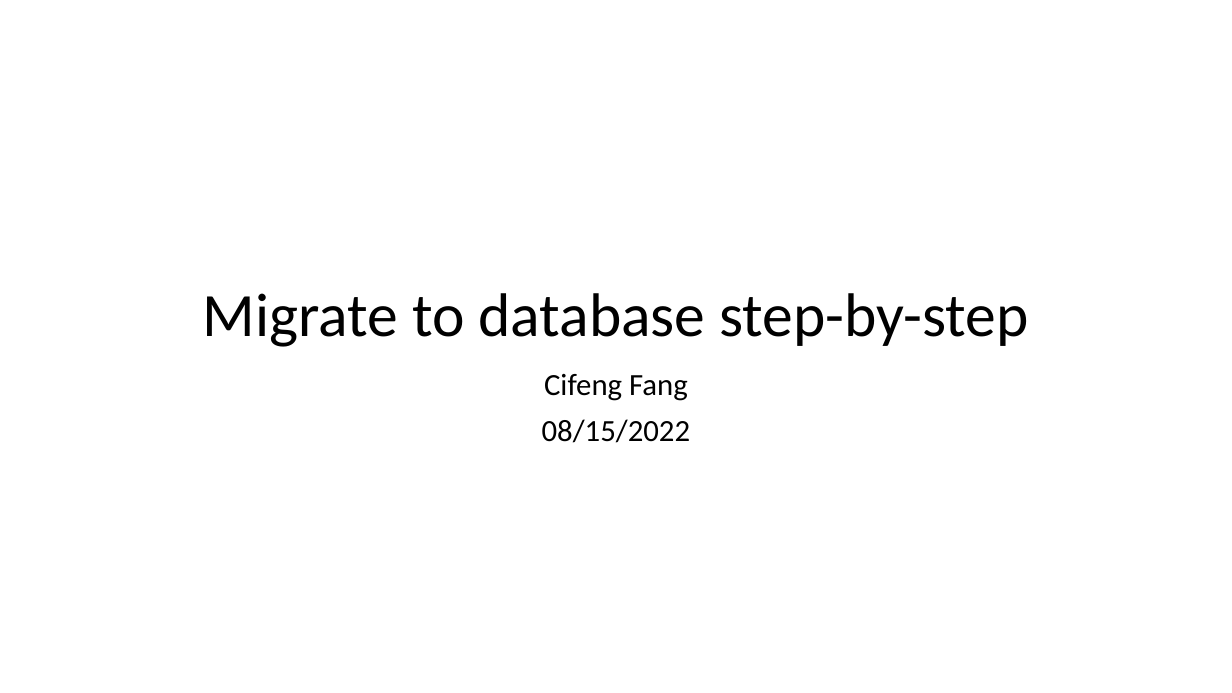
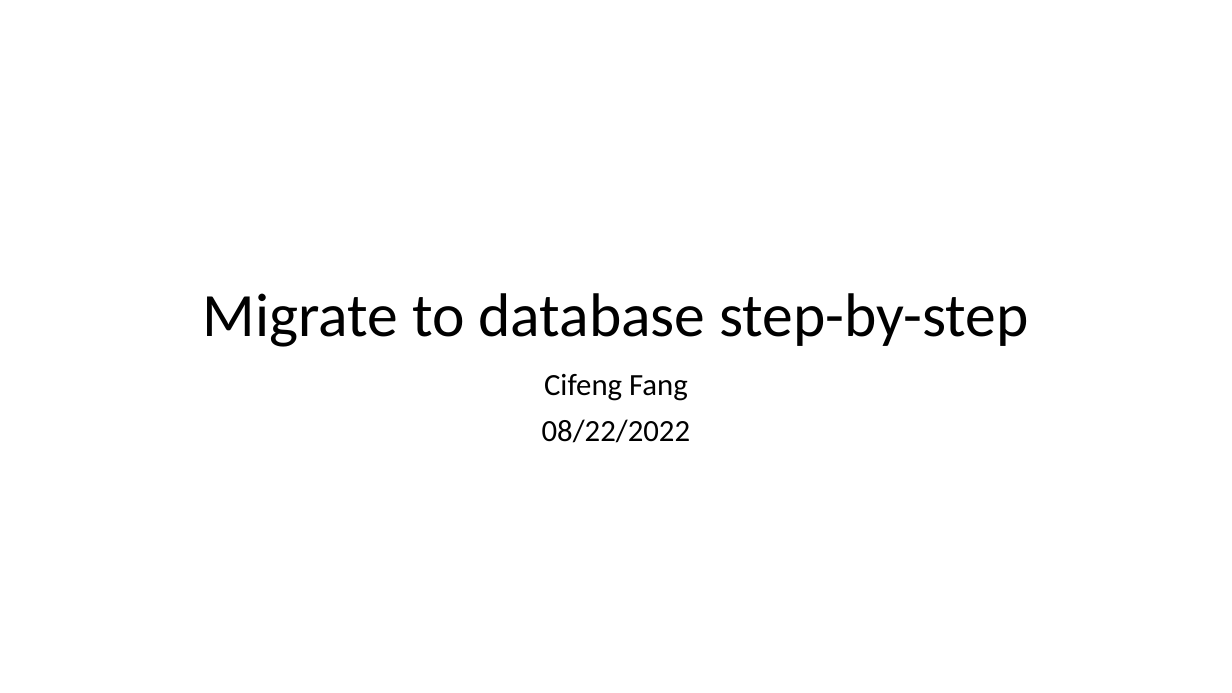
Before and after one commit to acefgin/thy-dataDashboard, a slide deck: slide 1 of Migrate to database step-by-step.pptx. Drawn at 1232x693 pixels with LibreOffice and Linux fonts; fonts in the diff are those of the drawing. Boxes give left, top, right and bottom in pixels: in the first picture for what was removed or moved away, otherwise in the second. Text is boxed around its words. In the diff, an @@ line names an element or a change of style, - is before the commit and + after.

```diff
--- a/Migrate to database step-by-step.pptx
+++ b/Migrate to database step-by-step.pptx
@@ subtitle at <box>542,419,691,443</box>: text changed @@
-08/15/2022
+08/22/2022
```
Also in this commit, not shown: 2 other slides changed, 4 other files.
